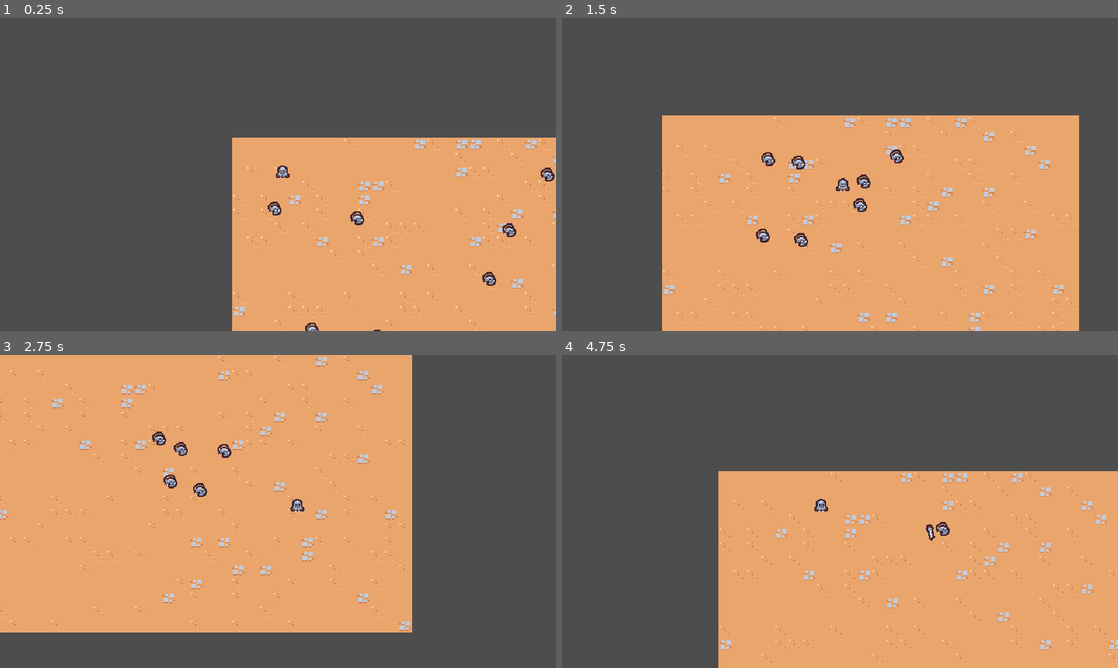
Above: before the commit, frames 1-4 (two rows, left to right).
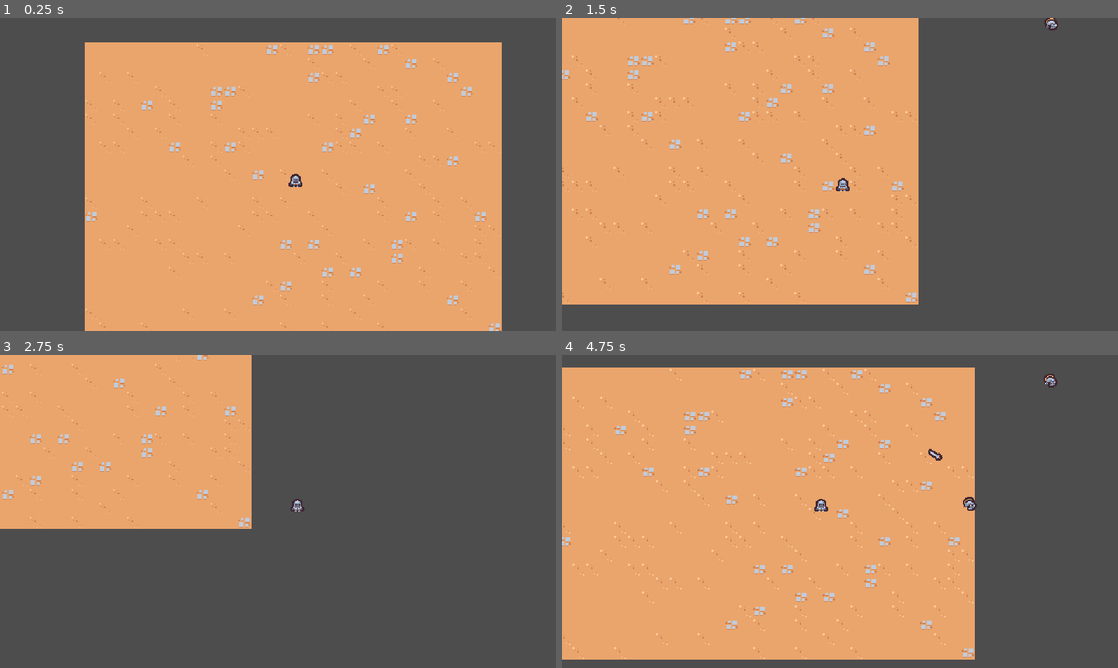
Above: after the commit, the same moments.

Repository: theWaffler/2DSurvivors
Game: Godot game, scene res://scenes/main/main.tscn
Two runs of this game, one before a commit and one after it. Both use one fixed random seed, a clock stepped at 60 frames per second and the inputs below.
Inputs:
- Up to frame 1 (0.25 s): no input
- Up to frame 2 (1.5 s): hold D (move_right) 0.53-1.28 s; hold S (move_down) from 1.28 s (still down)
- Up to frame 3 (2.75 s): release S (move_down) at 2.03 s; hold D (move_right) from 2.03 s (still down)
- Up to frame 4 (4.75 s): release D (move_right) at 2.78 s; hold W (move_up) 2.78-3.53 s; hold A (move_left) from 3.53 s (still down)

The runs differ from the first frame. In frame 1, 47% of the frame differs, in the area x 15-100%, y 7-100%; in frame 2, 57%; in frame 3, 42%; in frame 4, 61%, in the area x 0-100%, y 4-100%.

Commit message:
added enemy spawn mechanic

Diff:
--- a/scenes/main/main.tscn
+++ b/scenes/main/main.tscn
@@ -1,11 +1,13 @@
 [gd_scene load_steps=5 format=3 uid="uid://f8saa5tse4r5"]
 
+[ext_resource type="PackedScene" uid="uid://brbjtu6depstm" path="res://scenes/manager/enemy_manager.tscn" id="1_4lplm"]
 [ext_resource type="TileSet" uid="uid://bu76k18oxnhs4" path="res://resources/tileSet.tres" id="1_j4ps4"]
 [ext_resource type="PackedScene" uid="uid://3xqg38w10hhp" path="res://scenes/game_camera/game_camera.tscn" id="1_nalo5"]
 [ext_resource type="PackedScene" uid="uid://c4us7avwf8cix" path="res://scenes/player/player.tscn" id="1_shose"]
-[ext_resource type="PackedScene" uid="uid://kf1ncck7erwb" path="res://scenes/basic_enemy/basic_enemy.tscn" id="4_8wlc1"]
 
 [node name="Main" type="Node"]
+
+[node name="EnemyManager" parent="." instance=ExtResource("1_4lplm")]
 
 [node name="GameCamera" parent="." instance=ExtResource("1_nalo5")]
 
@@ -15,28 +17,4 @@
 layer_0/tile_data = PackedInt32Array(196609, 0, 4, 196610, 0, 4, 196611, 0, 4, 196612, 0, 4, 196613, 65536, 4, 196614,  …(9341 unchanged characters)…
 
 [node name="Player" parent="." instance=ExtResource("1_shose")]
-position = Vector2(58, 47)
-
-[node name="BasicEnemy" parent="." instance=ExtResource("4_8wlc1")]
-position = Vector2(160, 106)
-
-[node name="BasicEnemy2" parent="." instance=ExtResource("4_8wlc1")]
-position = Vector2(313, 175)
-
-[node name="BasicEnemy3" parent="." instance=ExtResource("4_8wlc1")]
-position = Vector2(177, 249)
-
-[node name="BasicEnemy4" parent="." instance=ExtResource("4_8wlc1")]
-position = Vector2(337, 116)
-
-[node name="BasicEnemy5" parent="." instance=ExtResource("4_8wlc1")]
-position = Vector2(95, 243)
-
-[node name="BasicEnemy6" parent="." instance=ExtResource("4_8wlc1")]
-position = Vector2(160, 106)
-
-[node name="BasicEnemy7" parent="." instance=ExtResource("4_8wlc1")]
-position = Vector2(45, 104)
-
-[node name="BasicEnemy8" parent="." instance=ExtResource("4_8wlc1")]
-position = Vector2(382, 47)
+position = Vector2(243, 166)
--- /dev/null
+++ b/scenes/manager/enemy_manager.gd
@@ -0,0 +1,21 @@
+extends Node
+
+@export var SPAW_RADIUS = 330
+
+@export var basic_enemy_scene: PackedScene
+
+func _ready():
+	$Timer.timeout.connect(on_timer_timeout)
+
+
+func on_timer_timeout():
+	var player = get_tree().get_first_node_in_group("player") as Node2D
+	if player == null:
+		return
+
+	var random_direction = Vector2.RIGHT.rotated(randf_range(0, TAU))
+	var spawn_position = player.global_position + (random_direction  * SPAW_RADIUS)
+
+	var enemy = basic_enemy_scene.instantiate() as Node2D
+	get_parent().add_child(enemy)
+	enemy.global_position = spawn_position
--- /dev/null
+++ b/scenes/manager/enemy_manager.tscn
@@ -0,0 +1,12 @@
+[gd_scene load_steps=3 format=3 uid="uid://brbjtu6depstm"]
+
+[ext_resource type="Script" path="res://scenes/manager/enemy_manager.gd" id="1_t1wj2"]
+[ext_resource type="PackedScene" uid="uid://kf1ncck7erwb" path="res://scenes/basic_enemy/basic_enemy.tscn" id="2_6yljj"]
+
+[node name="EnemyManager" type="Node"]
+script = ExtResource("1_t1wj2")
+SPAW_RADIUS = 375
+basic_enemy_scene = ExtResource("2_6yljj")
+
+[node name="Timer" type="Timer" parent="."]
+autostart = true
